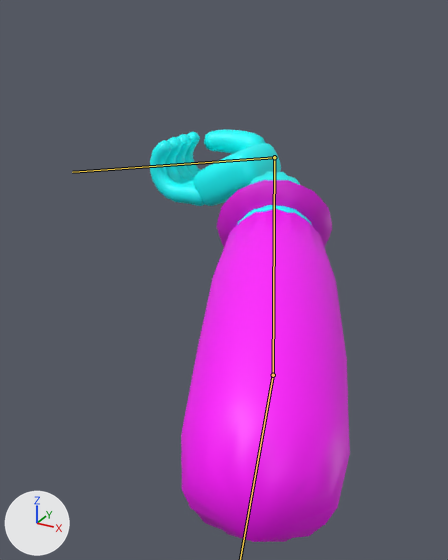
The glTF model art/models/fp_rig.glb: old version first, new version second.
Before and after are seen from a camera (50 mm lens) standing at (0.754, -0.213, -0.13) and looking at (0.464, 0.315, -0.394). The lights are fixed; the arrows at lower left show +X, +Y and +Z. The picture after the commit comes second. Both versions are drawn at frame 12 of the action 'fp_slash'; the numbers are the values there. The bones that change, and the others that lie on the model, are drawn over the model as lines.

The first picture shows 'fp_body'.
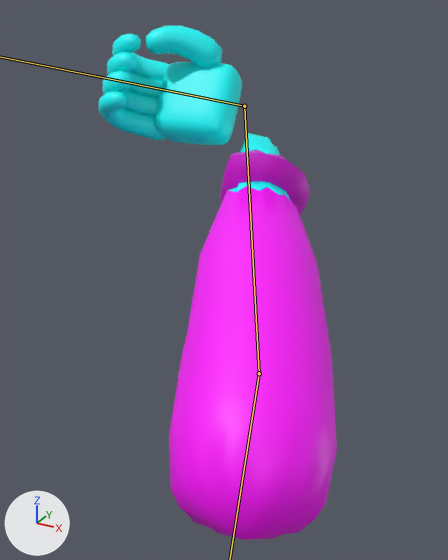
Pixel boxes (x1, y1, x2, y2) of what changed, in the pictures (448 x 560 px):
'fp_body', posed (19% wider, 25% taller)
    before: (150, 130, 350, 542)
    after: (98, 26, 337, 540)
bone 'fp_fore', root to tip
    before: (273, 375) to (274, 157)
    after: (259, 373) to (244, 106)

What changed in the scene script:
```text
Change bone_fp_upper:
    where bone_fp_upper = bpy.data.objects['fp_rig'].pose.bones['fp_upper']  # child of 'fp_root'
    bone_fp_upper.rotation_quaternion: (1.0, 0.0, 0.0, 0.0) -> (1.0, 0.0, 0.008, 0.015)  # degrees (0, 0, 0) -> degrees (0, 1, 2)
Change bone_fp_fore:
    where bone_fp_fore = bpy.data.objects['fp_rig'].pose.bones['fp_fore']  # child of 'fp_upper'
    bone_fp_fore.rotation_quaternion: (1.0, 0.0, 0.0, 0.0) -> (0.993, 0.11, -0.048, 0.018)  # degrees (0, 0, 0) -> degrees (13, -6, 1)
Change bone_fp_hand:
    where bone_fp_hand = bpy.data.objects['fp_rig'].pose.bones['fp_hand']  # child of 'fp_fore'
    bone_fp_hand.rotation_quaternion: (1.0, 0.0, 0.0, 0.0) -> (0.898, 0.254, -0.354, 0.065)  # degrees (0, 0, 0) -> degrees (33, -42, -5)
```
